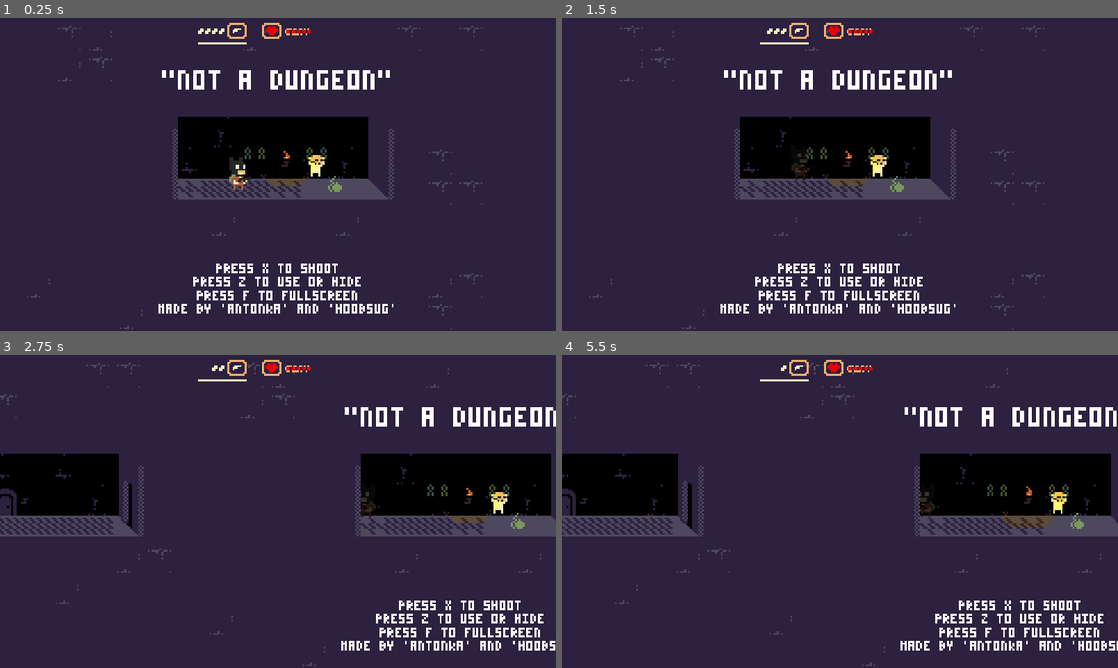
Above: before the commit, frames 1-4 (two rows, left to right).
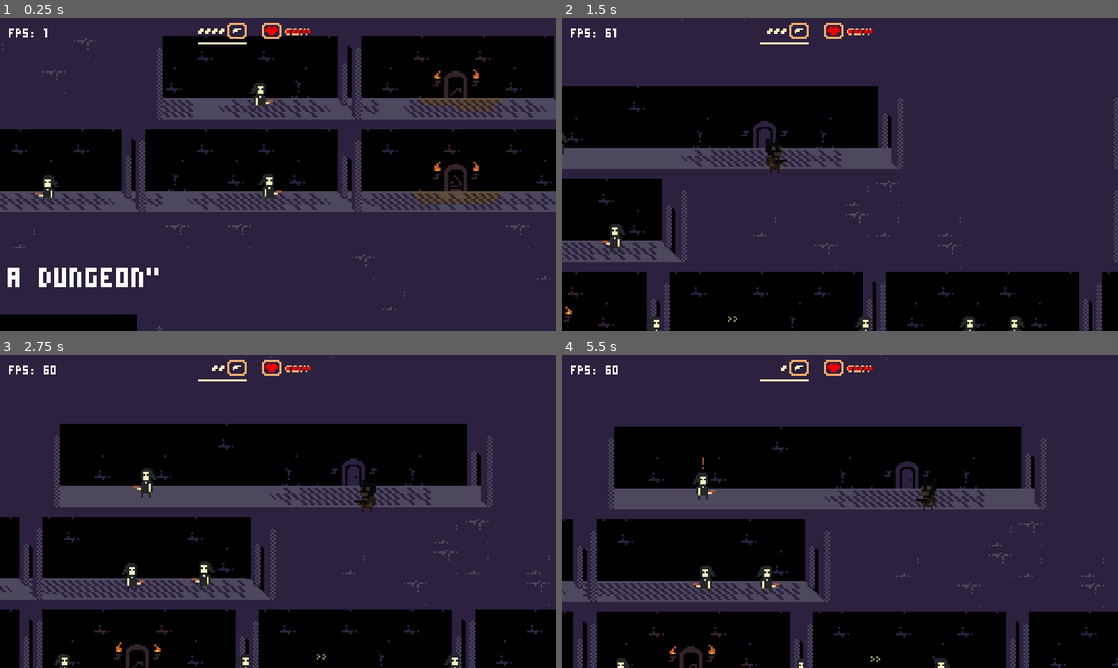
Above: after the commit, the same moments.

Repository: jimmyjonezz/gaminator20-dev
Game: Godot game, scene res://scene/main.tscn
Two runs of this game, one before a commit and one after it. Both use one fixed random seed, a clock stepped at 60 frames per second and the inputs below.
Inputs:
- Up to frame 1 (0.25 s): no input
- Up to frame 2 (1.5 s): tap X (fire) at 0.5, 1.25 s; hold Right (ui_right) 0.53-1.28 s; hold Z (enter) 0.53-1.28 s; tap Enter (ui_accept) at 0.77, 0.8, 1.07, 1.35 s; hold Left (ui_left) from 1.28 s (still down)
- Up to frame 3 (2.75 s): tap Enter (ui_accept) at 1.52, 1.82, 2.3 s; tap Z (enter) at 1.55 s; tap X (fire) at 2 s; release Left (ui_left) at 2.03 s; hold Right (ui_right) from 2.03 s (still down); hold Z (enter) from 2.03 s (still down)
- Up to frame 4 (5.5 s): tap X (fire) at 2.75, 2.85, 3.5, 4.25 s; release Z (enter) at 2.78 s; tap Enter (ui_accept) at 3.02, 3.32, 3.77, 3.8, 4.07, 4.35, 4.52, 4.82, 5.3 s; tap Z (enter) at 3.05, 4.55 s; release Right (ui_right) at 3.53 s; hold Z (enter) 3.53-4.28 s; hold Left (ui_left) from 3.53 s (still down); hold Z (enter) from 5.03 s (still down)

The runs differ from the first frame. In frame 1, 41% of the frame differs, in the area x 0-100%, y 2-100%; in frame 2, 40%; in frame 3, 52%, in the area x 0-100%, y 0-100%; in frame 4, 51%.

Commit message:
0.9.9.1

Diff:
--- a/scene/enemy.tscn
+++ b/scene/enemy.tscn
@@ -102,7 +102,7 @@
 texture = ExtResource( 2 )
 vframes = 16
 hframes = 16
-frame = 41
+frame = 35
 
 [node name="collision" type="CollisionShape2D" parent="."]
 shape = SubResource( 1 )
@@ -159,11 +159,10 @@
 bus = "audio"
 
 [node name="rebirth" type="Timer" parent="."]
-wait_time = 60.0
+wait_time = 95.0
 one_shot = true
 [connection signal="area_entered" from="area2d" to="." method="_on_area2d_area_entered"]
 [connection signal="timeout" from="timer" to="." method="_on_timer_timeout"]
 [connection signal="timeout" from="dir_timer" to="." method="_on_dir_timer_timeout"]
 [connection signal="screen_entered" from="VisibilityNotifier2D" to="." method="_on_VisibilityNotifier2D_screen_entered"]
-[connection signal="screen_exited" from="VisibilityNotifier2D" to="." method="_on_VisibilityNotifier2D_screen_exited"]
 [connection signal="timeout" from="rebirth" to="." method="_on_rebirth_timeout"]
--- a/scene/main.tscn
+++ b/scene/main.tscn
@@ -251,7 +251,7 @@
 direction = 0
 
 [node name="key1" parent="stuff" instance=ExtResource( 9 )]
-position = Vector2( 1640, 96 )
+position = Vector2( 536, 238 )
 
 [node name="fire" parent="stuff" instance=ExtResource( 3 )]
 position = Vector2( 143, 132 )
@@ -511,7 +511,6 @@
 transform = Transform2D( 3, 0, 0, 3, 0, 0 )
 
 [node name="fps" type="Label" parent="ui"]
-visible = false
 margin_left = 5.0
 margin_top = 5.0
 margin_right = 39.0
--- a/scene/player.tscn
+++ b/scene/player.tscn
@@ -12,7 +12,58 @@
 height = 6.0
 
 [sub_resource type="Animation" id=2]
-resource_name = "fade_in"
+resource_name = "blink"
+length = 0.6
+tracks/0/type = "value"
+tracks/0/path = NodePath("head:self_modulate")
+tracks/0/interp = 1
+tracks/0/loop_wrap = true
+tracks/0/imported = false
+tracks/0/enabled = true
+tracks/0/keys = {
+"times": PoolRealArray( 0, 0.2 ),
+"transitions": PoolRealArray( 1, 1 ),
+"update": 0,
+"values": [ Color( 1, 0, 0, 1 ), Color( 1, 1, 1, 1 ) ]
+}
+tracks/1/type = "value"
+tracks/1/path = NodePath("sprite:self_modulate")
+tracks/1/interp = 1
+tracks/1/loop_wrap = true
+tracks/1/imported = false
+tracks/1/enabled = true
+tracks/1/keys = {
+"times": PoolRealArray( 0, 0.2 ),
+"transitions": PoolRealArray( 1, 1 ),
+"update": 0,
+"values": [ Color( 1, 0, 0.0705882, 1 ), Color( 1, 1, 1, 1 ) ]
+}
+tracks/2/type = "value"
+tracks/2/path = NodePath("collision:disabled")
+tracks/2/interp = 1
+tracks/2/loop_wrap = true
+tracks/2/imported = false
+tracks/2/enabled = true
+tracks/2/keys = {
+"times": PoolRealArray( 0, 0.2 ),
+"transitions": PoolRealArray( 1, 1 ),
+"update": 1,
+"values": [ true, false ]
+}
+tracks/3/type = "value"
+tracks/3/path = NodePath("player/collisionarea:disabled")
+tracks/3/interp = 1
+tracks/3/loop_wrap = true
+tracks/3/imported = false
+tracks/3/enabled = true
+tracks/3/keys = {
+"times": PoolRealArray( 0, 0.2 ),
+"transitions": PoolRealArray( 1, 1 ),
+"update": 1,
+"values": [ true, false ]
+}
+
+[sub_resource type="Animation" id=3]
 length = 0.4
 tracks/0/type = "value"
 tracks/0/path = NodePath("sprite:modulate")
@@ -37,39 +88,38 @@
 "transitions": PoolRealArray( 1, 1 ),
 "update": 0,
 "values": [ Color( 1, 1, 1, 0 ), Color( 1, 1, 1, 1 ) ]
-}
-
-[sub_resource type="Animation" id=3]
-resource_name = "fade_out"
-length = 0.6
-tracks/0/type = "value"
-tracks/0/path = NodePath("sprite:modulate")
-tracks/0/interp = 1
-tracks/0/loop_wrap = true
-tracks/0/imported = false
-tracks/0/enabled = true
-tracks/0/keys = {
-"times": PoolRealArray( 0, 0.4 ),
-"transitions": PoolRealArray( 1, 1 ),
-"update": 0,
-"values": [ Color( 1, 1, 1, 1 ), Color( 0, 0, 0, 0 ) ]
-}
-tracks/1/type = "value"
-tracks/1/path = NodePath("head:modulate")
-tracks/1/interp = 1
-tracks/1/loop_wrap = true
-tracks/1/imported = false
-tracks/1/enabled = true
-tracks/1/keys = {
-"times": PoolRealArray( 0, 0.4 ),
-"transitions": PoolRealArray( 1, 1 ),
-"update": 0,
-"values": [ Color( 1, 1, 1, 1 ), Color( 0, 0, 0, 0 ) ]
 }
 
 [sub_resource type="Animation" id=4]
 length = 0.6
 tracks/0/type = "value"
+tracks/0/path = NodePath("sprite:modulate")
+tracks/0/interp = 1
+tracks/0/loop_wrap = true
+tracks/0/imported = false
+tracks/0/enabled = true
+tracks/0/keys = {
+"times": PoolRealArray( 0, 0.4 ),
+"transitions": PoolRealArray( 1, 1 ),
+"update": 0,
+"values": [ Color( 1, 1, 1, 1 ), Color( 0, 0, 0, 0 ) ]
+}
+tracks/1/type = "value"
+tracks/1/path = NodePath("head:modulate")
+tracks/1/interp = 1
+tracks/1/loop_wrap = true
+tracks/1/imported = false
+tracks/1/enabled = true
+tracks/1/keys = {
+"times": PoolRealArray( 0, 0.4 ),
+"transitions": PoolRealArray( 1, 1 ),
+"update": 0,
+"values": [ Color( 1, 1, 1, 1 ), Color( 0, 0, 0, 0 ) ]
+}
+
+[sub_resource type="Animation" id=5]
+length = 0.6
+tracks/0/type = "value"
 tracks/0/path = NodePath("sprite:frame")
 tracks/0/interp = 1
 tracks/0/loop_wrap = true
@@ -121,62 +171,63 @@
 "values": [ Vector2( 0, -3 ), Vector2( 0, -3 ), Vector2( 0, -2 ) ]
 }
 
-[sub_resource type="AnimationNodeAnimation" id=6]
+[sub_resource type="AnimationNodeAnimation" id=7]
 animation = "fade_in"
 
-[sub_resource type="AnimationNodeAnimation" id=7]
+[sub_resource type="AnimationNodeAnimation" id=8]
 animation = "fade_out"
 
-[sub_resource type="AnimationNodeAnimation" id=8]
+[sub_resource type="AnimationNodeAnimation" id=9]
 animation = "idle"
 
-[sub_resource type="AnimationNodeAnimation" id=9]
+[sub_resource type="AnimationNodeAnimation" id=10]
 animation = "run"
 
-[sub_resource type="AnimationNodeStateMachineTransition" id=10]
-
 [sub_resource type="AnimationNodeStateMachineTransition" id=11]
 
 [sub_resource type="AnimationNodeStateMachineTransition" id=12]
+
+[sub_resource type="AnimationNodeStateMachineTransition" id=13]
 switch_mode = 1
 
-[sub_resource type="AnimationNodeStateMachineTransition" id=13]
+[sub_resource type="AnimationNodeStateMachineTransition" id=14]
 switch_mode = 2
 
-[sub_resource type="AnimationNodeStateMachineTransition" id=14]
+[sub_resource type="AnimationNodeStateMachineTransition" id=15]
 switch_mode = 1
 
-[sub_resource type="AnimationNodeStateMachineTransition" id=15]
+[sub_resource type="AnimationNodeStateMachineTransition" id=16]
 switch_mode = 2
 
-[sub_resource type="AnimationNodeStateMachine" id=16]
-states/fade_in/node = SubResource( 6 )
+[sub_resource type="AnimationNodeStateMachine" id=17]
+states/fade_in/node = SubResource( 7 )
 states/fade_in/position = Vector2( 70, 41 )
-states/fade_out/node = SubResource( 7 )
+states/fade_out/node = SubResource( 8 )
 states/fade_out/position = Vector2( 433, 46 )
-states/idle/node = SubResource( 8 )
+states/idle/node = SubResource( 9 )
 states/idle/position = Vector2( 230, 46 )
-states/run/node = SubResource( 9 )
+states/run/node = SubResource( 10 )
 states/run/position = Vector2( 230, 171 )
-transitions = [ "idle", "run", SubResource( 10 ), "run", "idle", SubResource( 11 ), "idle", "fade_out", SubResource( 12 ), "fade_out", "idle", SubResource( 13 ), "idle", "fade_in", SubResource( 14 ), "fade_in", "idle", SubResource( 15 ) ]
+transitions = [ "idle", "run", SubResource( 11 ), "run", "idle", SubResource( 12 ), "idle", "fade_out", SubResource( 13 ), "fade_out", "idle", SubResource( 14 ), "idle", "fade_in", SubResource( 15 ), "fade_in", "idle", SubResource( 16 ) ]
 start_node = "idle"
 
-[sub_resource type="AnimationNodeStateMachinePlayback" id=17]
-
-[sub_resource type="CapsuleShape2D" id=18]
+[sub_resource type="AnimationNodeStateMachinePlayback" id=18]
+
+[sub_resource type="CapsuleShape2D" id=19]
 radius = 4.0
 height = 6.0
 
-[sub_resource type="RectangleShape2D" id=19]
+[sub_resource type="RectangleShape2D" id=20]
 extents = Vector2( 3, 1 )
 
-[sub_resource type="BitmapFont" id=20]
+[sub_resource type="BitmapFont" id=21]
 height = 3.0
 ascent = 25.0
 fallback = ExtResource( 6 )
 
 [node name="player" type="KinematicBody2D"]
 collision_mask = 15
+collision/safe_margin = 90.0
 script = ExtResource( 1 )
 Bullet = ExtResource( 3 )
 
@@ -184,17 +235,16 @@
 texture = ExtResource( 2 )
 vframes = 16
 hframes = 16
-frame = 2
+frame = 3
 
 [node name="head" type="Sprite" parent="."]
-position = Vector2( 0, -2 )
+position = Vector2( 0, -3 )
 texture = ExtResource( 2 )
 vframes = 16
 hframes = 16
 frame = 7
 
 [node name="collision" type="CollisionShape2D" parent="."]
-visible = false
 shape = SubResource( 1 )
 
 [node name="pos" type="Position2D" parent="."]
@@ -226,17 +276,18 @@
 
 [node name="animation" type="AnimationPlayer" parent="."]
 autoplay = "idle"
-anims/fade_in = SubResource( 2 )
-anims/fade_out = SubResource( 3 )
-anims/idle = SubResource( 4 )
-anims/run = SubResource( 5 )
+anims/blink = SubResource( 2 )
+anims/fade_in = SubResource( 3 )
+anims/fade_out = SubResource( 4 )
+anims/idle = SubResource( 5 )
+anims/run = SubResource( 6 )
 
 [node name="animtree" type="AnimationTree" parent="."]
-tree_root = SubResource( 16 )
+tree_root = SubResource( 17 )
 anim_player = NodePath("../animation")
 active = true
 process_mode = 0
-parameters/playback = SubResource( 17 )
+parameters/playback = SubResource( 18 )
 
 [node name="player" type="Area2D" parent="." groups=[
 "player",
@@ -244,8 +295,7 @@
 collision_mask = 5
 
 [node name="collisionarea" type="CollisionShape2D" parent="player"]
-visible = false
-shape = SubResource( 18 )
+shape = SubResource( 19 )
 
 [node name="audio" type="AudioStreamPlayer2D" parent="."]
 bus = "audio"
@@ -273,3 +323,4 @@
 [connection signal="timeout" from="timer" to="." method="_on_timer_timeout"]
 [connection signal="area_entered" from="player" to="." method="_on_area2d_area_entered"]
 [connection signal="area_exited" from="player" to="." method="_on_area2d_area_exited"]
+[connection signal="body_entered" from="player" to="." method="_on_player_body_entered"]
--- a/script/enemy.gd
+++ b/script/enemy.gd
@@ -61,6 +61,7 @@
 	$timer.start()
 	$dir_timer.start()
 	state_machine = $animtree.get("parameters/playback")
+	set_physics_process(false)
 
 func _process(delta):
 	#луч рэйкаста чего-то касается?
@@ -118,12 +119,14 @@
 	#enemy прячется
 	if !save:
 		$area2d/area_collision.set_deferred("disabled", true)
+		#$collision.set_deferred("disabled", true)
 		position.y -= 5
 		$sprite.self_modulate = Color("#393939")
 		save = true
 		#set_physics_process(false)
 	elif save:
 		$area2d/area_collision.set_deferred("disabled", false)
+		#$collision.set_deferred("disabled", false)
 		position.y += 5
 		$sprite.self_modulate = Color("#ffffff")
 		save = false
@@ -165,13 +168,6 @@
 func _on_VisibilityNotifier2D_screen_entered():
 	set_physics_process(true)
 
-func _on_VisibilityNotifier2D_screen_exited():
-	if died:
-		pass
-		#queue_free()
-
-	set_physics_process(false)
-
 func _on_rebirth_timeout():
 	var idx = get_instance_id()
 	get_parent().spawn_enemy(idx)
--- a/script/enemy_scene.gd
+++ b/script/enemy_scene.gd
@@ -3,13 +3,13 @@
 const ENEMY_SCENE = preload("res://scene/enemy.tscn")
 var positions = []
 
-func _ready():
+#спавн врагов после смерти
+func spawn_enemy(value):
+	positions.clear()
 	var childs = get_children()
 	for x in childs:
 		positions.push_back(x)
 
-#спавн врагов после смерти
-func spawn_enemy(value):
 	var new_enemy = ENEMY_SCENE.instance()
 	new_enemy.set_name("enemy" + str(get_instance_id()))
 	for x in positions:
--- a/script/player.gd
+++ b/script/player.gd
@@ -36,21 +36,19 @@
 	teleports = get_node("../teleport").get_children()
 	state_machine = $animtree.get("parameters/playback")
 
-func knockback():
+func knockback(area):
 	var knock = Vector2.ZERO
 	var new_vector = Vector2.ZERO
-	for body in $player.get_overlapping_bodies():
-		if body.is_in_group("enemy"):
-			knock = (transform.origin - body.transform.origin) * 1.6
-			new_vector = transform.origin + knock
-			$tween.interpolate_property(self, "position:x", transform.origin.x, new_vector.x, 0.1, $tween.TRANS_LINEAR, $tween.EASE_OUT_IN)
-			$tween.start()
-			health_count -= 1
-			emit_signal("change_health")
+
+	knock = (transform.origin - area.transform.origin) * 2.5
+	new_vector = transform.origin + knock
+	$tween.interpolate_property(self, "position:x", transform.origin.x, new_vector.x, 0.1, $tween.TRANS_LINEAR, $tween.EASE_OUT_IN)
+	$tween.start()
+	health_count -= 1
+	emit_signal("change_health")
 
 func _physics_process(delta):
 	get_input(delta)
-	knockback()
 
 func _input(event):
 	if event.is_action_pressed("enter"):
@@ -173,3 +171,7 @@
 func _on_area2d_area_exited(area):
 	if area in teleports:
 		direction = 0
+
+func _on_player_body_entered(body):
+	if body.is_in_group("enemy"):
+		knockback(body)
--- a/script/ui.gd
+++ b/script/ui.gd
@@ -35,8 +35,9 @@
 	if event.is_action_pressed("ui_accept"):
 		if get_tree().paused:
 			get_tree().set_pause(false)
-			assert(get_tree().reload_current_scene() == OK)
+			get_tree().reload_current_scene()
 			$winner.visible = false
+			$esc.visible = false
 
 	if event.is_action_pressed("fullscreen"):
 		OS.window_fullscreen = !OS.window_fullscreen
@@ -74,14 +75,12 @@
 	$lose.play()
 	over = true
 	$winner/winner_text.text = "GAME OVER"
-	var new_pause_state = not get_tree().paused
-	get_tree().paused = new_pause_state
+	get_tree().paused = true
 	$winner.visible = true
 
 func _on_door_win():
 	win = true
-	var new_pause_state = not get_tree().paused
-	get_tree().paused = new_pause_state
+	get_tree().paused = true
 	$winner.visible = true
 
 func _on_activate_activate(value):
Binary file removed: font/PressStart2P-Regular.ttf
Not shown, added: readme.txt
Not shown: 4 places in scene/player.tscn that only renumber resources
Not shown, changed: not_a_dungeon.exe
Not shown, removed: not_a_dungeon.pck
Not shown, changed: not_a_dungeon.zip
Not shown, changed: not_a_dungeon32.exe
Not shown, removed: not_a_dungeon32.pck
Not shown, changed: not_a_dungeon32.zip
